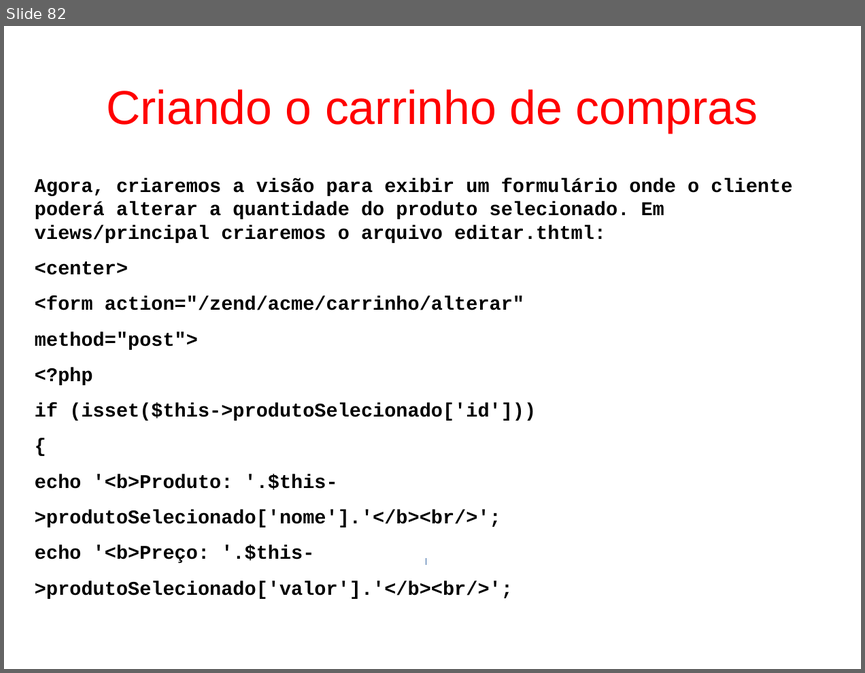
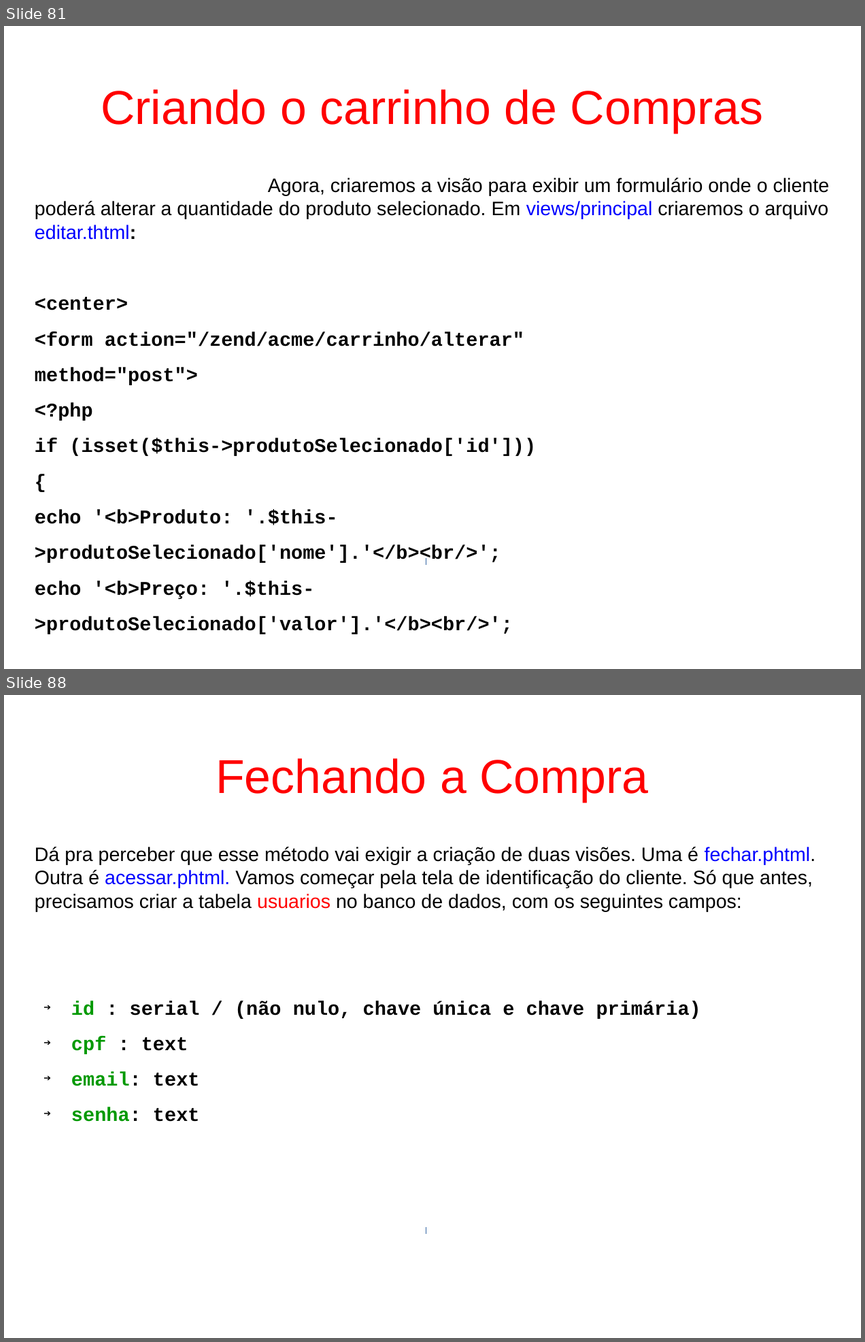
Before and after one commit to fgsl/lojasacme, a slide deck: docs/tutorial.odp. Shown one above the other, each under a label of ours: slide 82 before the commit, slides 81 and 88 after it; the slides between them are not shown. The pictures are 865x673 and 865x1342 pixels, drawn with LibreOffice and Linux fonts; fonts in the diff are those of the drawing. Boxes give left, top, right and bottom in pixels: in the first picture for what was removed or moved away, otherwise in the second. Text is boxed around its words. In the diff, an @@ line names an element or a change of style, - is before the commit and + after.

```diff
--- a/docs/tutorial.odp
+++ b/docs/tutorial.odp
@@ slide 88 added at (4,695,861,1338), background #FFFFFF @@
@@ title added at (215,758,648,802), 44 pt, text #FF0000 @@
+Fechando a Compra
@@ text added at (35,847,816,1121), 18 pt, text #000000 @@
+Dá pra perceber que esse método vai exigir a criação de duas visões. Uma é fechar.phtml. Outra é acessar.phtml. Vamos começar pela tela de identificação do cliente. Só que antes, precisamos criar a tabela usuarios no banco de dados, com os seguintes campos:
+➔ id : serial / (não nulo, chave única e chave primária)
+➔ cpf : text
+➔ email: text
+➔ senha: text
@@ rectangle added at (426,1227,426,1234), fill #729FCF, outline #3465A4 0 pt @@
@@ what was slide 82 is now slide 81 @@
@@ slide 81 changed as well @@
@@ title at (101,89,763,133): text changed @@
-Criando o carrinho de compras
+Criando o carrinho de Compras
@@ text at (35,178,830,240): font Courier New to Arial, bold off in "Agora, criaremos a visão para exibir um ..."; text colour #000000 to #0000FF in "views/principal editar.thtml:" @@
```
Also in this commit, not shown: 21 other slides changed, 21 other slides added, 1 slide removed, 1 other file.
